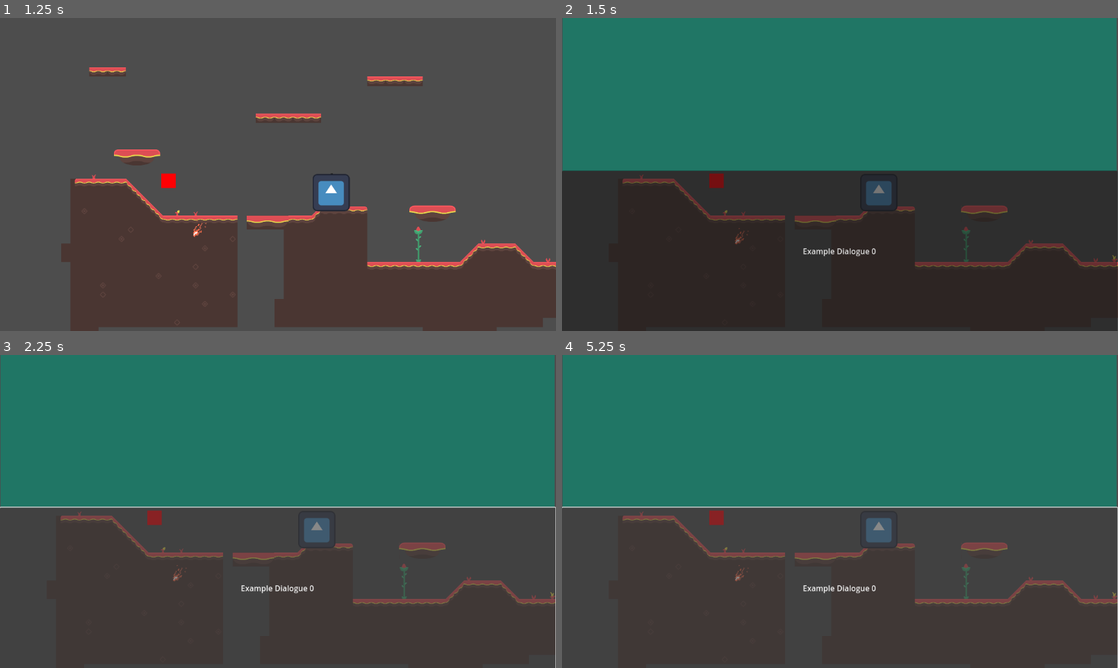
Above: before the commit, frames 1-4 (two rows, left to right).
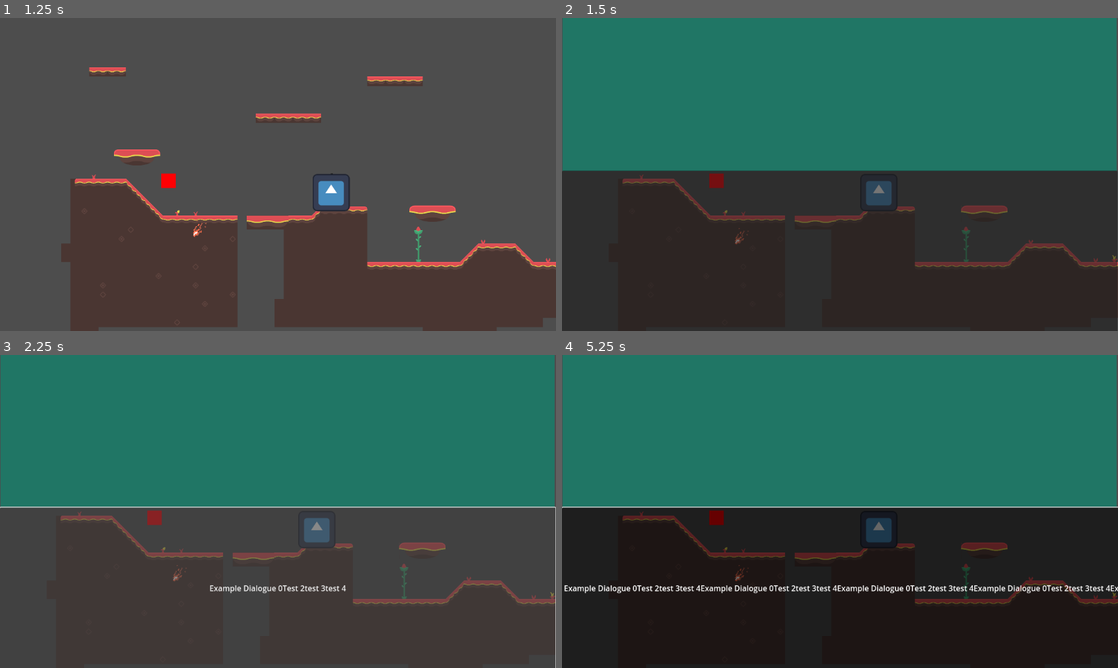
Above: after the commit, the same moments.

Repository: unsaltedkale/Quilt
Game: Godot game, scene res://Andy's Path/Scenes/AndyMain.tscn
The game is run twice, just before and just after one commit, with the same random seed, the same clock (stepped at 60 frames per second) and the same inputs. This scene is started directly instead of the project's main scene. The engine's default icon, where the game draws it, is replaced by a stand-in: a white triangle on a blue panel in a dark square.
Inputs (mouse positions are in pixels of both pictures, inside the frame that each line leads up to):
- Up to frame 1 (1.25 s): move the mouse to (250, 237) at 0.52 s; hold D (move_right) from 0.53 s (still down); click (250, 237) at 0.6 s; tap Space (jump) at 0.77 s
- Up to frame 2 (1.5 s): keep holding D (move_right); move the mouse to (1006, 221) at 1.27 s; tap E (interact) at 1.35 s
- Up to frame 3 (2.25 s): tap Space (jump) at 1.52 s; release D (move_right) at 2 s; click (278, 589) at 2.02 s
- Up to frame 4 (5.25 s): click (840, 589) at 2.75 s, where only the run after the commit has a clickable "Example Dialogue 0Test 2test …"; click (840, 589) at 3.5 s, where only the run after the commit has a clickable "Example Dialogue 0Test 2test …"; tap Enter at 4.25 s; move the mouse to (673, 464) at 4.27 s; hold A (move_left) from 4.28 s (still down); click (673, 464) at 4.35 s; tap Space (jump) at 5 s; move the mouse to (867, 511) at 5.02 s; tap E (interact) at 5.1 s; click (867, 511) at 5.17 s

Frame 1 is identical in both runs. In frame 2, 0.2% of the frame differs, in the area x 43-57%, y 73-77%; in frame 3, 0.3%; in frame 4, 51%, in the area x 0-100%, y 48-100%.

Commit message:
improvements on dialogue

Diff:
--- a/Andy's Path/Resources/ExampleCharacterLines.tres
+++ b/Andy's Path/Resources/ExampleCharacterLines.tres
@@ -5,6 +5,9 @@
 [resource]
 script = ExtResource("1_bxk65")
 text = Dictionary[String, String]({
-"0": "Example Dialogue 0"
+"0": "Example Dialogue 0",
+"1": "Test 2",
+"2": "test 3",
+"3": "test 4"
 })
 metadata/_custom_type_script = "uid://owus6erkinoy"
--- a/Andy's Path/Scenes/AndyMain.tscn
+++ b/Andy's Path/Scenes/AndyMain.tscn
@@ -51,6 +51,8 @@
 	else:
 		$Timer.stop()
 "
+
+[sub_resource type="Theme" id="Theme_1cjuc"]
 
 [sub_resource type="TileSetAtlasSource" id="TileSetAtlasSource_h2yge"]
 texture = ExtResource("2_54g6f")
@@ -652,9 +654,10 @@
 offset_top = 316.0
 offset_right = 1151.0
 offset_bottom = 650.0
+theme = SubResource("Theme_1cjuc")
 script = ExtResource("4_w24ue")
 
-[node name="Game" type="Node2D" parent="."]
+[node name="PauseManager" type="Node2D" parent="."]
 script = ExtResource("2_1cjuc")
 
 [node name="Tiles" type="Node2D" parent="."]
@@ -719,4 +722,5 @@
 [node name="SceneSwitch" parent="." instance=ExtResource("6_1cjuc")]
 position = Vector2(3877, 2317)
 
+[connection signal="pressed" from="CanvasLayer/UI/DialogueScreen/Button" to="CanvasLayer/UI/DialogueScreen/Button" method="_on_pressed"]
 [connection signal="timeout" from="Timer" to="." method="_on_timer_timeout"]
--- a/Andy's Path/Scripts/NPC.gd
+++ b/Andy's Path/Scripts/NPC.gd
@@ -11,6 +11,8 @@
 	UiReference = $"../../CanvasLayer/UI"
 	areaReferecnce = $Area2D
 	cameraReference = $"../../Camera2D"
+
+	UiReference.visible = false
 
 func _process(delta: float) -> void:
 	if areaReferecnce.isInTrigger == true:
--- a/Andy's Path/Scripts/showDialog1.gd
+++ b/Andy's Path/Scripts/showDialog1.gd
@@ -4,4 +4,9 @@
 @export var dialogFolder = load("res://Andy's Path/Resources/ExampleCharacterLines.tres")
 
 func _ready() -> void:
-	text = dialogFolder.text["0"]
+	process_mode = Node.PROCESS_MODE_WHEN_PAUSED
+	pressed.connect(_on_pressed)
+
+func _on_pressed() -> void:
+	for i in dialogFolder.text:
+		text = text + dialogFolder.text[str(i)]
Not shown: 1 places in Andy's Path/Scenes/AndyMain.tscn that only renumber resources
